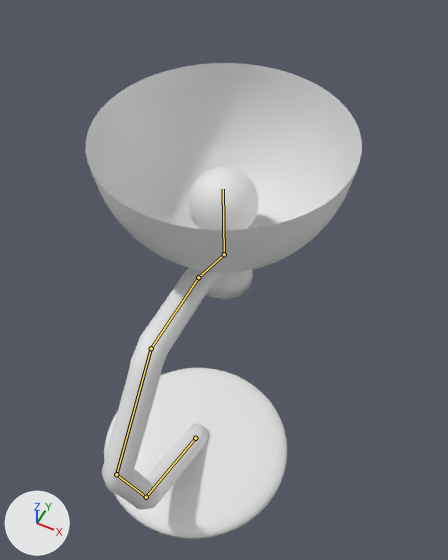
The Blender file introduction/blend/016_002.blend as it was, and as the next commit left it.
The view is the same before and after, from a camera (50 mm lens) standing at (1.64, -2.61, 5.98) and looking at (0.08, 0.51, 2.08). The lights are fixed; the arrows at lower left show +X, +Y and +Z. Both versions are drawn at frame 1 of the action 'Up'; the numbers are the values there. The bones that bend it are drawn over the model as lines.

The first picture shows '円柱'.
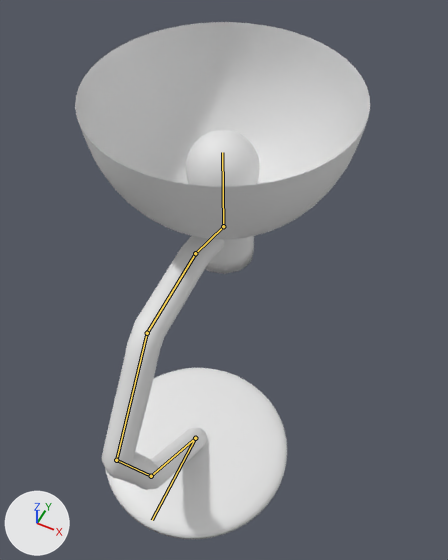
Changed parts and their boxes [x1, y1, x2, y2] in the pictures (448 x 560 px):
'円柱', posed (6% wider, 9% taller): before [85, 63, 362, 539]; after [75, 22, 370, 539]
bone 'Bone', root to tip: before (195, 438) to (146, 497); after (195, 438) to (151, 476)
bone 'Bone.001', root to tip: before (146, 497) to (116, 474); after (151, 476) to (116, 460)
bone 'Bone.003', root to tip: before (151, 348) to (198, 277); after (147, 333) to (195, 253)
bone 'Bone.004', root to tip: before (198, 277) to (224, 254); after (195, 253) to (223, 226)
bone 'Bone.005', root to tip: before (224, 254) to (223, 189); after (223, 226) to (222, 152)

What the commit changed:
Bone 'Bone' (bone_bone) turns from (64, 0, 0) to (51, 0, 0) degrees about its own x, y and z.
Bone 'Bone.001' (bone_bone_001) turns from (-49, 0, 0) to (-32, 0, 0) degrees about its own x, y and z.
Bone 'Bone.003' (bone_bone_003) turns from (-49, 0, 0) to (-45, 0, 0) degrees about its own x, y and z.
Bone 'Bone.004' (bone_bone_004) turns from (-22, 0, 0) to (-24, 0, 0) degrees about its own x, y and z.
Bone 'Bone.005' (bone_bone_005) turns from (-21, 0, 0) to (-15, 0, 0) degrees about its own x, y and z.
